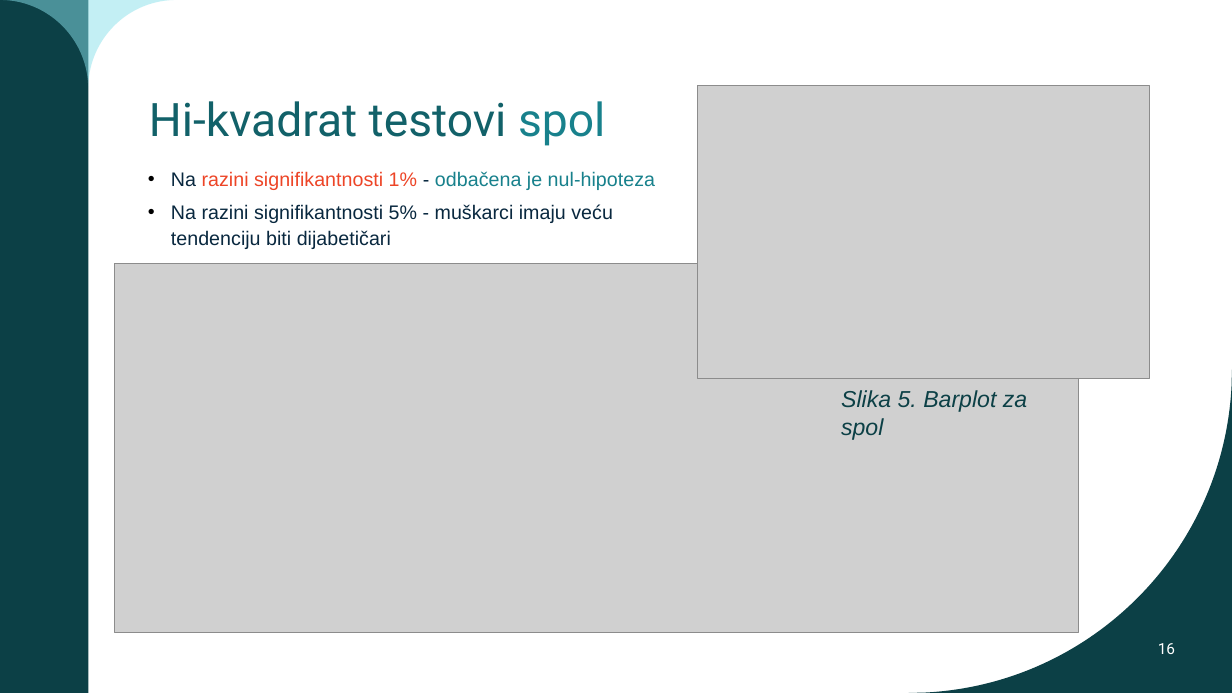
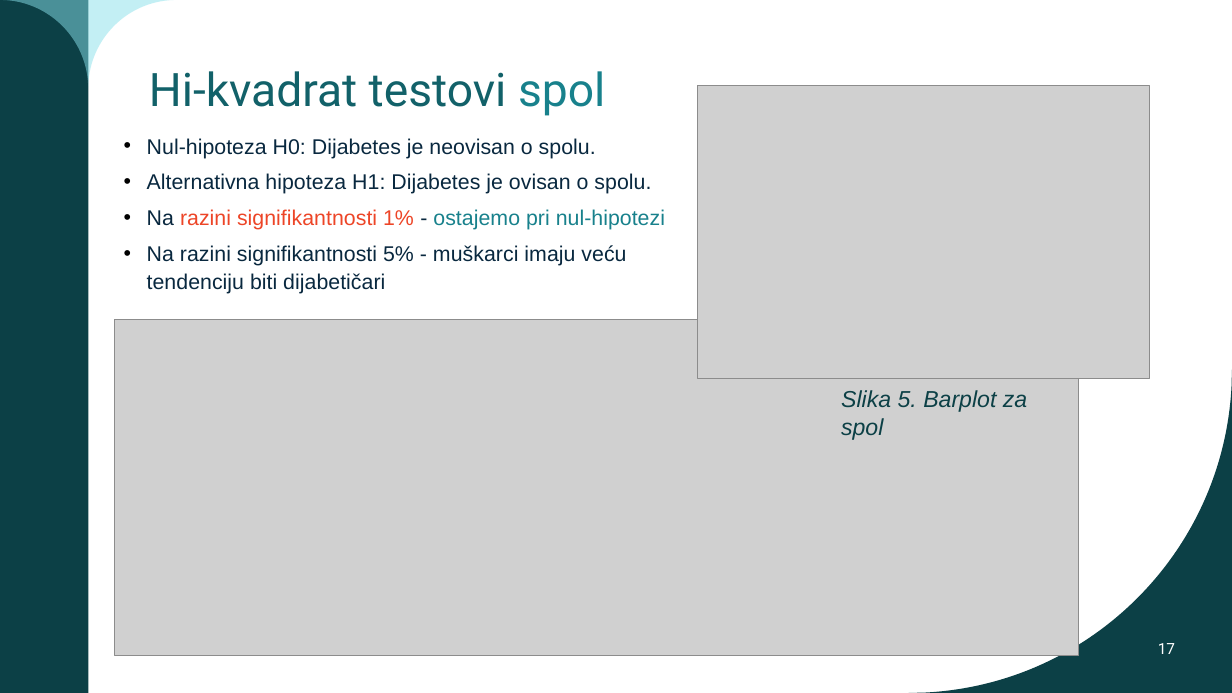
Before and after one commit to jfletcher20/diabetes-health-indicators-analysis, a slide deck: slide 17 of documentation/documentation.pptx (slide 16 before the commit). Drawn at 1232x693 pixels with LibreOffice and Linux fonts; fonts in the diff are those of the drawing; grey boxes stand for pictures; background and template pictures are left out. Boxes give left, top, right and bottom in pixels: in the first picture for what was removed or moved away, otherwise in the second. Text is boxed around its words. In the diff, an @@ line names an element or a change of style, - is before the commit and + after.

```diff
--- a/documentation/documentation.pptx
+++ b/documentation/documentation.pptx
@@ title "Hi-kvadrat testovi spol": place and size @@
-title "Hi-kvadrat testovi spol" at <box>149,101,605,146</box>
+title "Hi-kvadrat testovi spol" at <box>149,71,605,116</box>
@@ text "Nul-hipoteza H0: Dijabetes je neovisan ...": place and size @@
-text "Nul-hipoteza H0: Dijabetes je neovisan ..." at <box>171,171,655,249</box>
+text "Nul-hipoteza H0: Dijabetes je neovisan ..." at <box>147,138,665,294</box>
@@ text at <box>147,138,665,230</box>: text changed; size 15.3 to 16.6 pt; text colour #ED4527 to #09283F @@
-• Na razini signifikantnosti 1% - odbačena je nul-hipoteza
+• Nul-hipoteza H0: Dijabetes je neovisan o spolu.
+• Alternativna hipoteza H1: Dijabetes je ovisan o spolu.
+• Na razini signifikantnosti 1% - ostajemo pri nul-hipotezi
@@ text at <box>147,245,626,294</box>: size 15.3 to 16.6 pt in "Na razini signifikantnosti 5% - muškarci imaju ..." @@
@@ picture: place and size @@
-picture at <box>115,263,1079,633</box>
+picture at <box>115,320,1079,655</box>
@@ page number at <box>1158,643,1175,654</box>: text changed @@
-16
+17
```
Also in this commit, not shown: 10 other slides changed, 1 slide added.
